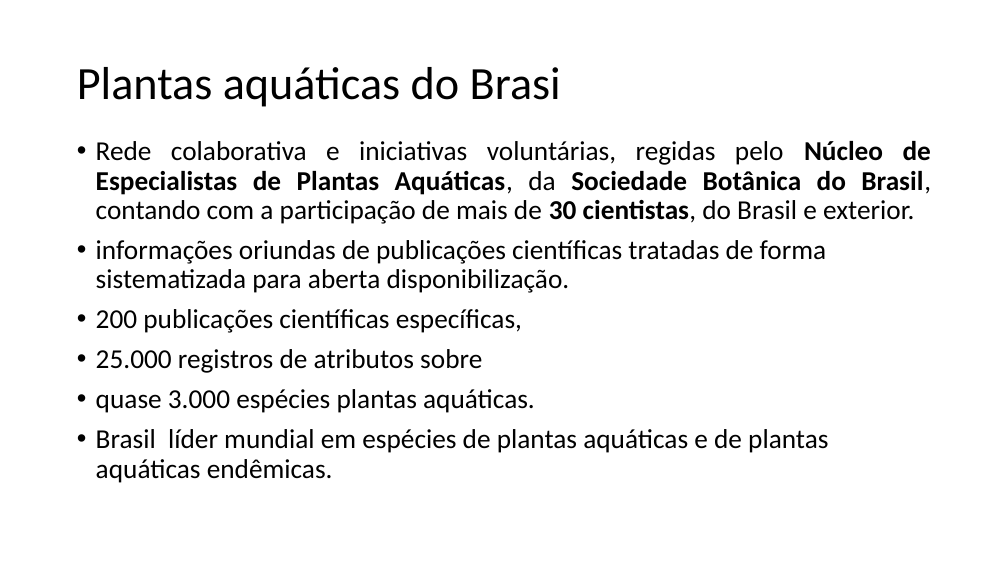
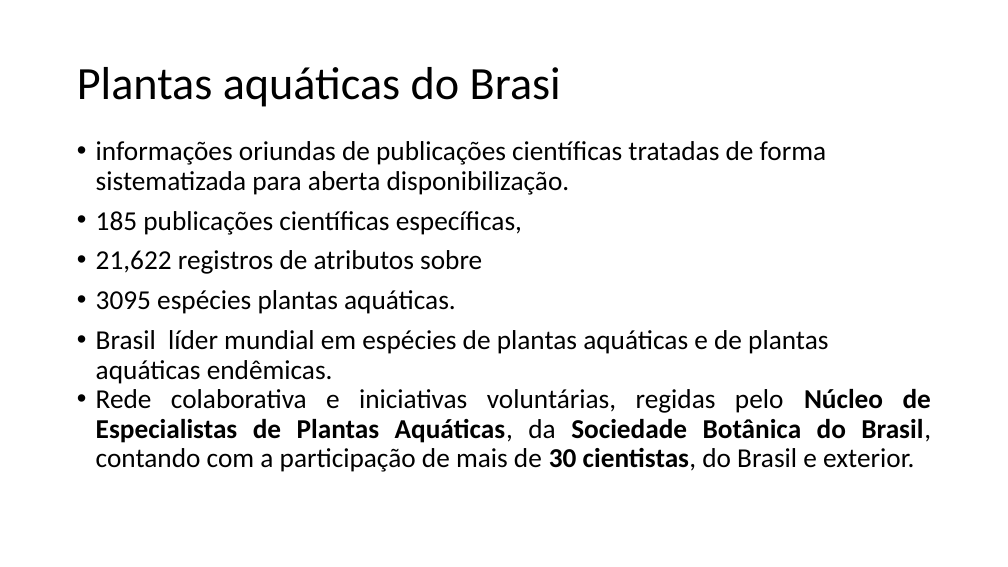
Before and after one commit to pablopains/plantasAquaticasBR, a slide deck: slide 5 of minicurso_74C_NBot/Repositório de dados avanços e caminhos para o conhecimento sobre diversidade de plantas aquáticas do Brasil.pptx (slide 4 before the commit). Drawn at 1008x567 pixels with LibreOffice and Linux fonts; fonts in the diff are those of the drawing. Boxes give left, top, right and bottom in pixels: in the first picture for what was removed or moved away, otherwise in the second. Text is boxed around its words. In the diff, an @@ line names an element or a change of style, - is before the commit and + after.

```diff
--- a/minicurso_74C_NBot/Repositório de dados avanços e caminhos para o conhecimento sobre diversidade de plantas aquáticas do Brasil.pptx
+++ b/minicurso_74C_NBot/Repositório de dados avanços e caminhos para o conhecimento sobre diversidade de plantas aquáticas do Brasil.pptx
@@ text at [96, 141, 828, 384]: paragraphs added @@
+• informações oriundas de publicações científicas tratadas de forma sistematizada para aberta disponibilização.
+• 185 publicações científicas específicas,
+• 21,622 registros de atributos sobre
+• 3095 espécies plantas aquáticas.
+• Brasil líder mundial em espécies de plantas aquáticas e de plantas aquáticas endêmicas.
@@ text at [96, 240, 828, 483]: paragraphs removed @@
-• informações oriundas de publicações científicas tratadas de forma sistematizada para aberta disponibilização.
-• 200 publicações científicas específicas,
-• 25.000 registros de atributos sobre
-• quase 3.000 espécies plantas aquáticas.
-• Brasil líder mundial em espécies de plantas aquáticas e de plantas aquáticas endêmicas.
@@ text at [96, 389, 931, 472]: indent changed @@
```
Also in this commit, not shown: 2 other slides changed, 1 other file.
